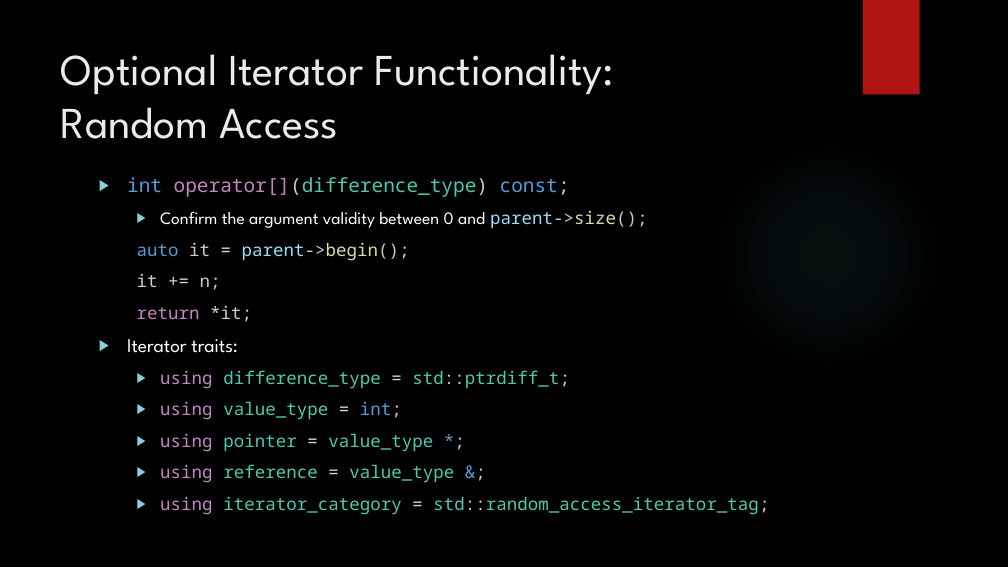
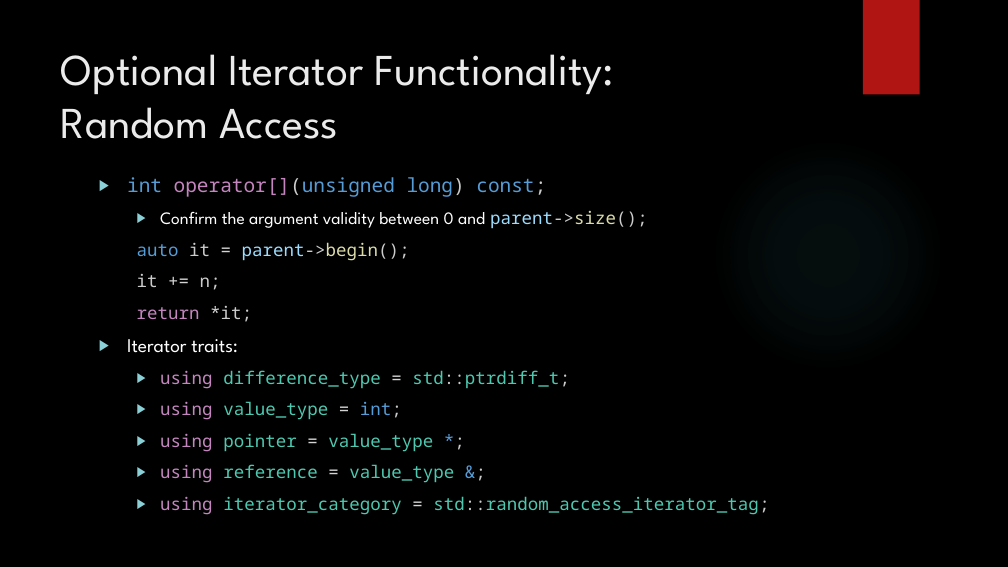
Before and after one commit to dgaron/cs253, a slide deck: slide 17 of Presentation/HW7_presentation.pptx. Drawn at 1008x567 pixels with LibreOffice and Linux fonts; fonts in the diff are those of the drawing; background and template pictures are left out. Boxes give left, top, right and bottom in pixels: in the first picture for what was removed or moved away, otherwise in the second. Text is boxed around its words. In the diff, an @@ line names an element or a change of style, - is before the commit and + after.

Commit message:
numbers_ array is unsigned int, size_ uses unsigned long

```diff
--- a/Presentation/HW7_presentation.pptx
+++ b/Presentation/HW7_presentation.pptx
@@ text at (x1=127, y1=177, x2=546, y2=197): text changed; text colour #4EC9B0 to #569CD6 @@
-▶ int operator[](difference_type) const;
+▶ int operator[](unsigned long) const;
```
Also in this commit, not shown: 6 other slides changed, 3 other files.
